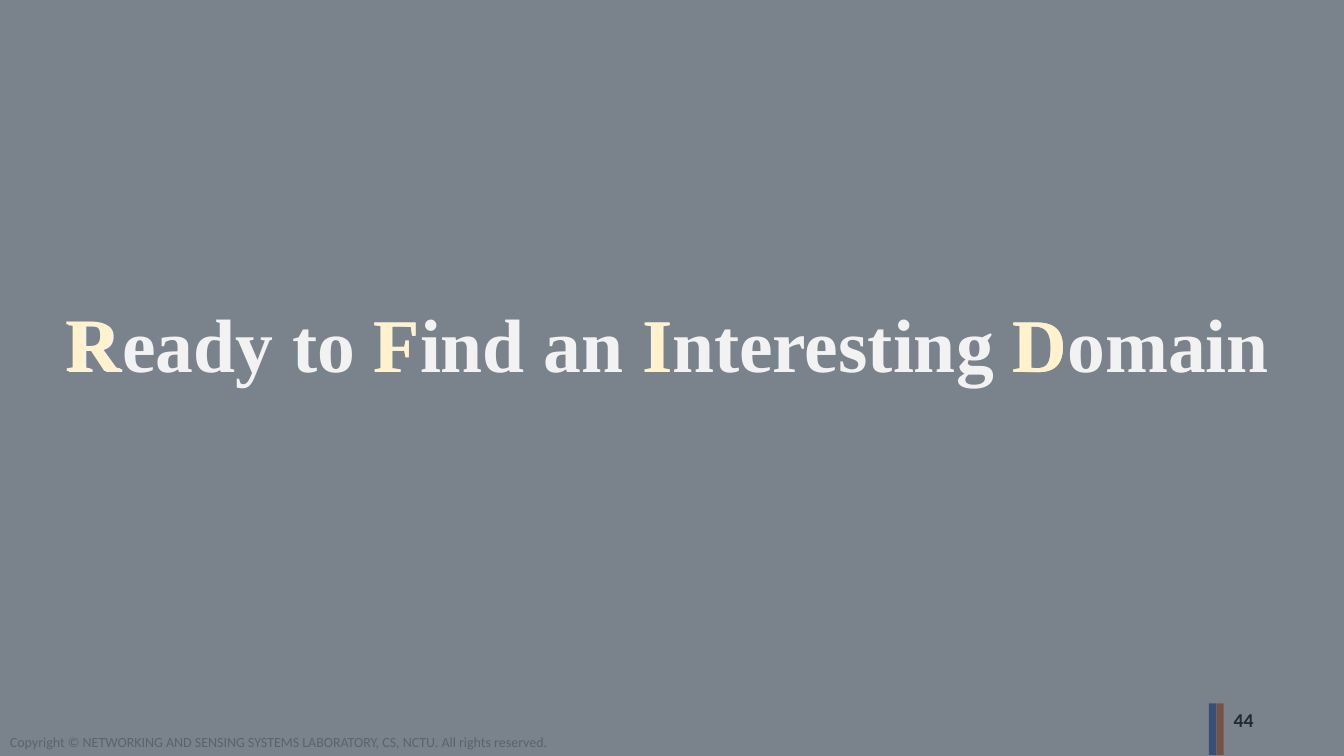
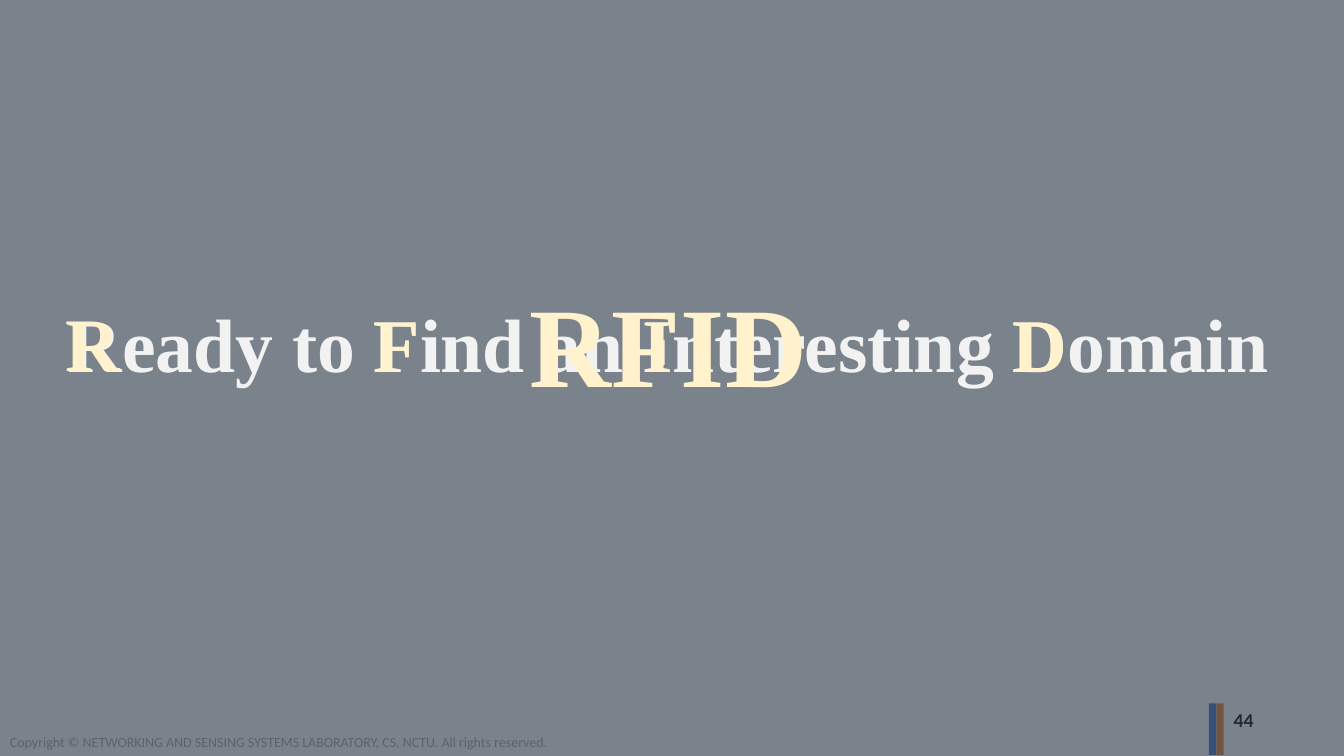
Before and after one commit to ghostkingwilly/Signal_Training_Freshman, a slide deck: slide 44 of Freshman_Training_RFID.pptx. Drawn at 1344x756 pixels with LibreOffice and Linux fonts; fonts in the diff are those of the drawing; background and template pictures are left out. Boxes give left, top, right and bottom in pixels: in the first picture for what was removed or moved away, otherwise in the second. Text is boxed around its words. In the diff, an @@ line names an element or a change of style, - is before the commit and + after.

Commit message:
RFID slide update

```diff
--- a/Freshman_Training_RFID.pptx
+++ b/Freshman_Training_RFID.pptx
@@ text added at [530,313,807,387], 81 pt, text #FFF2CC, bold @@
+RFID
```
